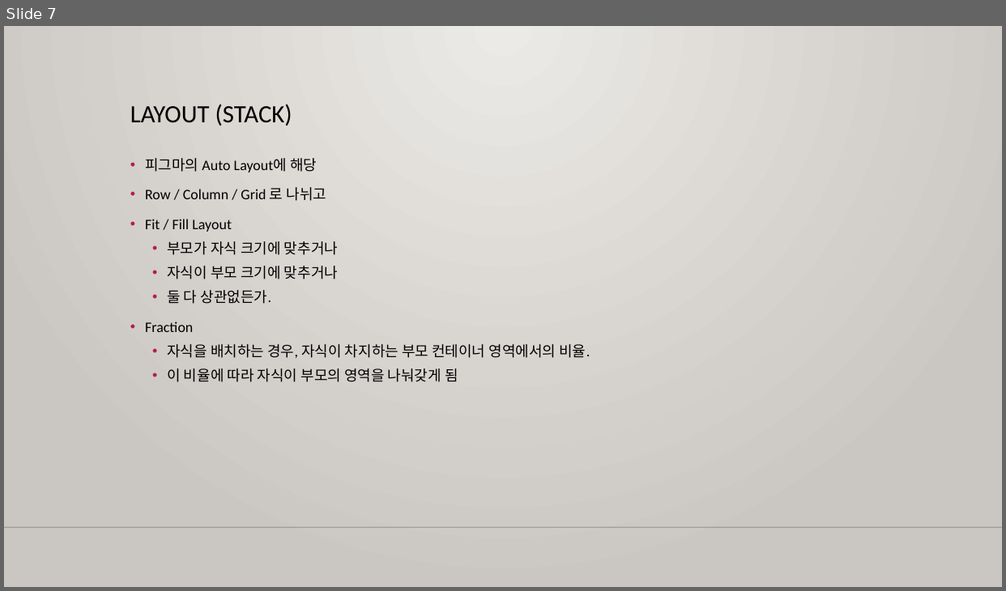
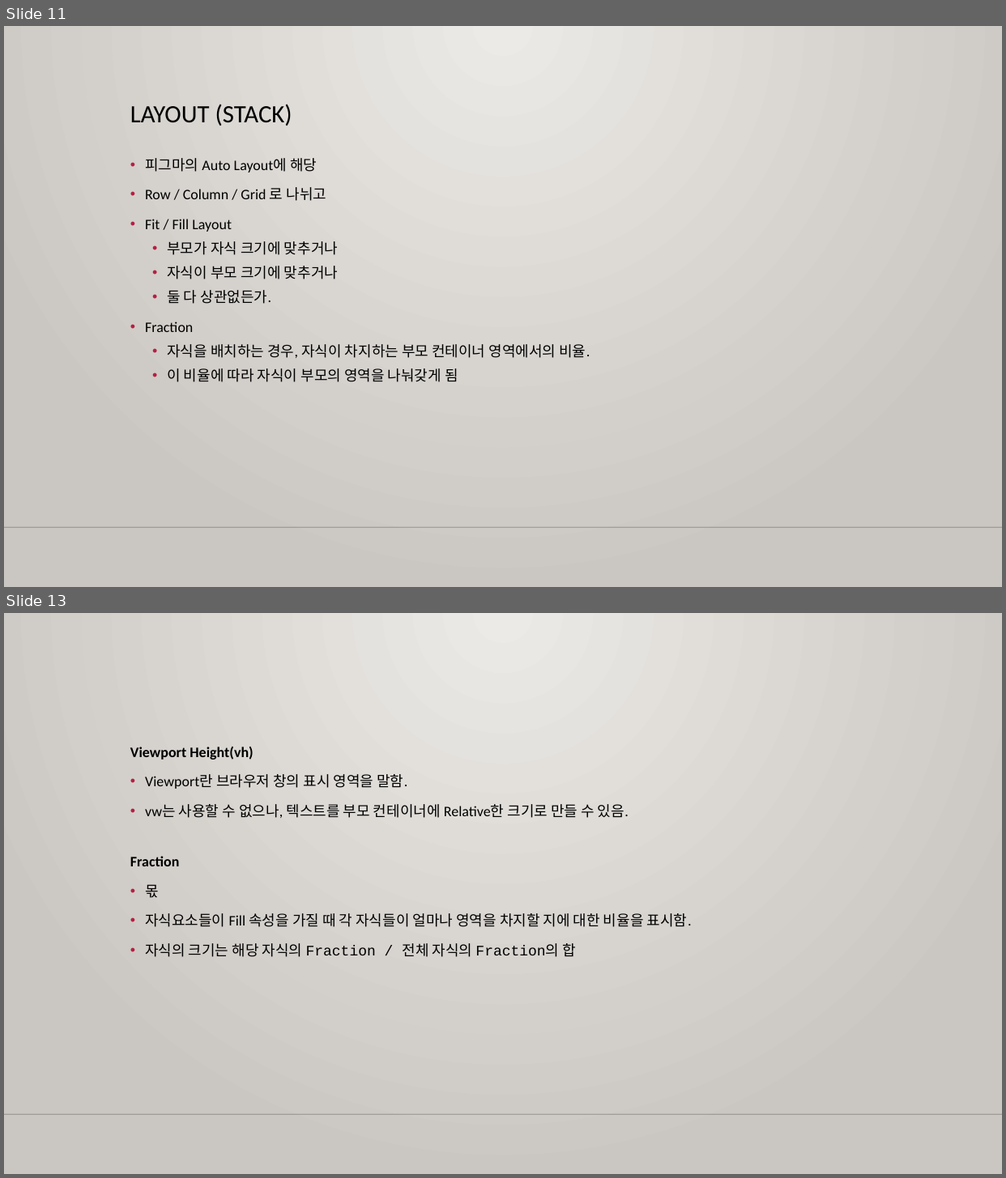
Before and after one commit to m00nlygreat/obsidian-vault, a slide deck: 노코드 엔지니어링/프레이머로 블로그 만들기.pptx. Shown one above the other, each under a label of ours: slide 7 before the commit, slides 11 and 13 after it; the slides between them are not shown. The pictures are 1006x591 and 1006x1178 pixels, drawn with LibreOffice and Linux fonts; fonts in the diff are those of the drawing; background and template pictures are left out. Boxes give left, top, right and bottom in pixels: in the first picture for what was removed or moved away, otherwise in the second. Text is boxed around its words. In the diff, an @@ line names an element or a change of style, - is before the commit and + after.

Commit message:
백업 완료: 2023-11-26 04:40:07
Affected files:
.obsidian/workspace.json
노코드 엔지니어링/노코드 최강자 버블.md
노코드 엔지니어링/프레이머로 블로그 만들기.md
노코드 엔지니어링/프레이머로 블로그 만들기.pptx

```diff
--- a/노코드 엔지니어링/프레이머로 블로그 만들기.pptx
+++ b/노코드 엔지니어링/프레이머로 블로그 만들기.pptx
@@ slide 13 added at (x1=4, y1=613, x2=1002, y2=1174), background gradient #ECEAE7 to #CAC7C1; not listed: 1 template element that a slide beside it also shows @@
@@ text added at (x1=130, y1=747, x2=692, y2=957), 14 pt, text #000000 @@
+Viewport Height(vh)
+• Viewport란 브라우저 창의 표시 영역을 말함.
+• vw는 사용할 수 없으나, 텍스트를 부모 컨테이너에 Relative한 크기로 만들 수 있음.
+Fraction
+• 몫
+• 자식요소들이 Fill 속성을 가질 때 각 자식들이 얼마나 영역을 차지할 지에 대한 비율을 표시함.
+• 자식의 크기는 해당 자식의 Fraction / 전체 자식의 Fraction의 합
@@ what was slide 7 is now slide 11 @@
```
Also in this commit, not shown: 4 slides changed, 6 other slides added, 3 other files.
